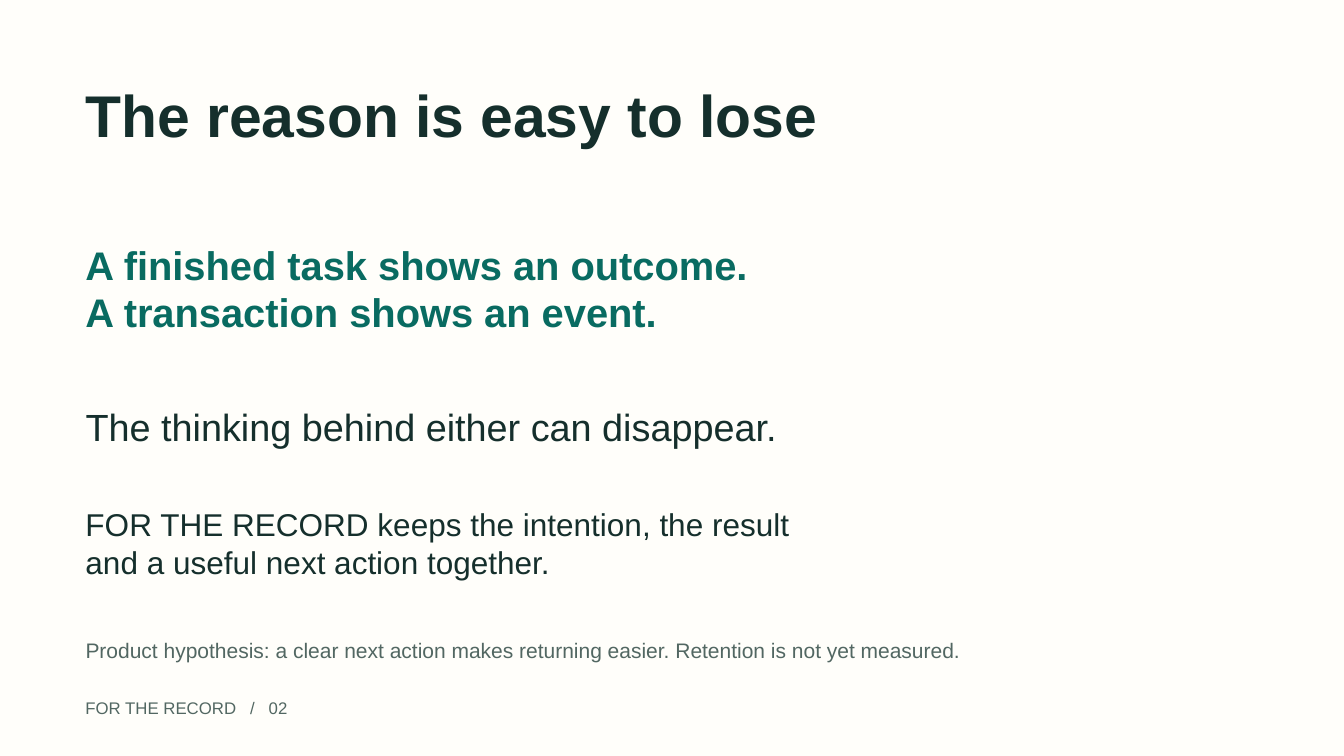
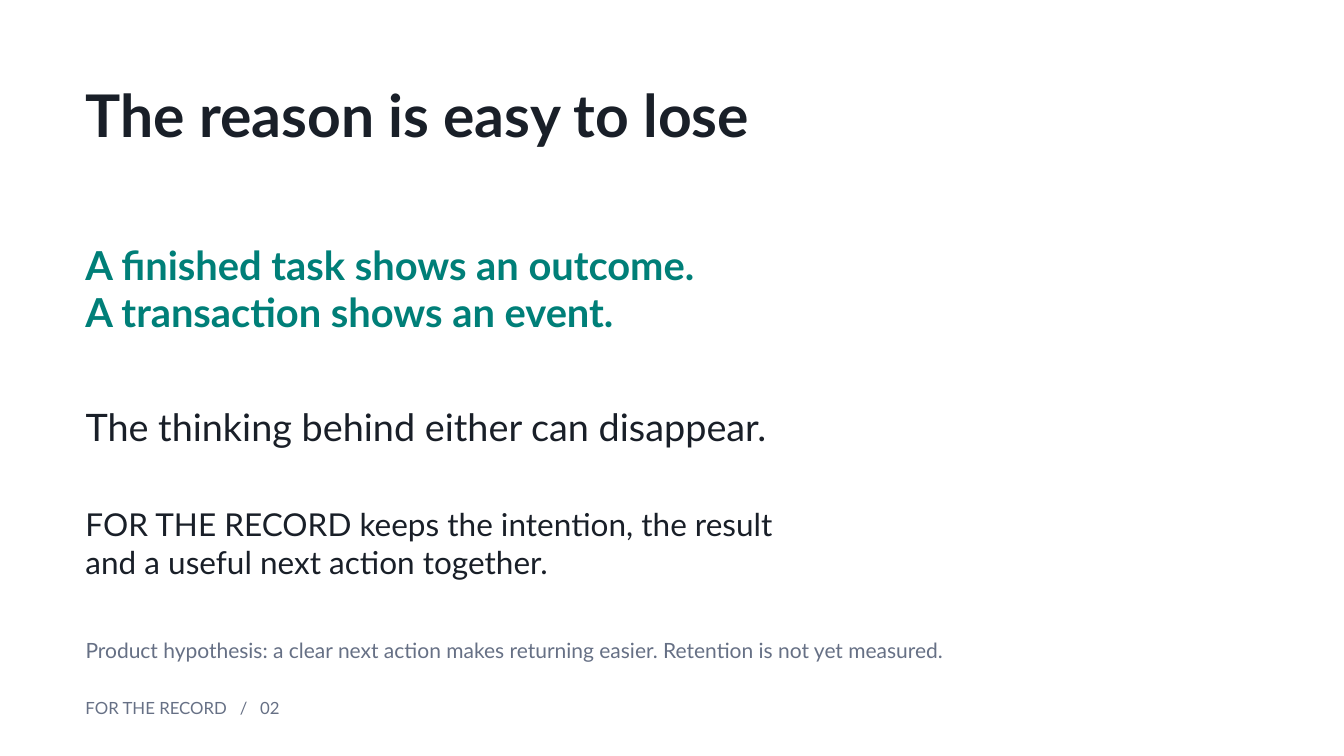
Before and after one commit to openai-lover/seeker_FOR-THE-RECORD, a slide deck: slide 2 of docs/submission/FOR-THE-RECORD-pitch.pptx. Drawn at 1344x756 pixels with LibreOffice and Linux fonts; fonts in the diff are those of the drawing. Boxes give left, top, right and bottom in pixels: in the first picture for what was removed or moved away, otherwise in the second. Text is boxed around its words. In the diff, an @@ line names an element or a change of style, - is before the commit and + after.

```diff
--- a/docs/submission/FOR-THE-RECORD-pitch.pptx
+++ b/docs/submission/FOR-THE-RECORD-pitch.pptx
@@ background #FFFEFA to #FFFFFF @@
@@ text "A finished task shows an ..." at (85, 250, 695, 328): font Arial to Lato, text colour #096B61 to #007F78 @@
@@ font Arial to Lato, text colour #152F2C to #191F28 in 3 elements at (86, 93, 750, 147), (86, 413, 767, 448), (85, 512, 772, 580) @@
@@ text "Product hypothesis: a clear next ..." at (86, 642, 943, 662): font Arial to Lato, text colour #526762 to #667085 @@
@@ text "FOR THE RECORD / 02" at (85, 702, 279, 714): font Arial to Lato, text colour #526762 to #667085 @@
```
Also in this commit, not shown: 5 other slides changed, 2 slides added, 2 slides removed, 42 other files.
